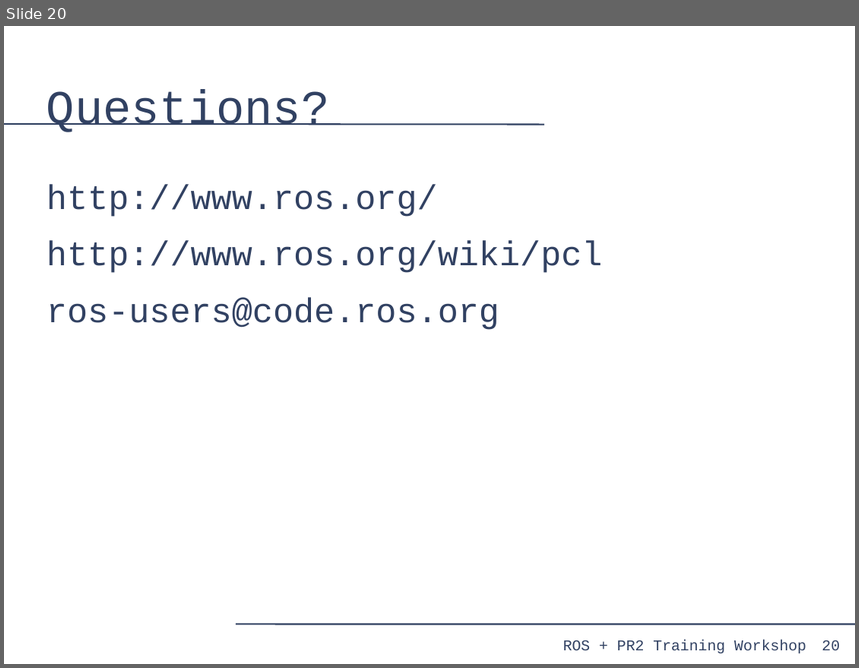
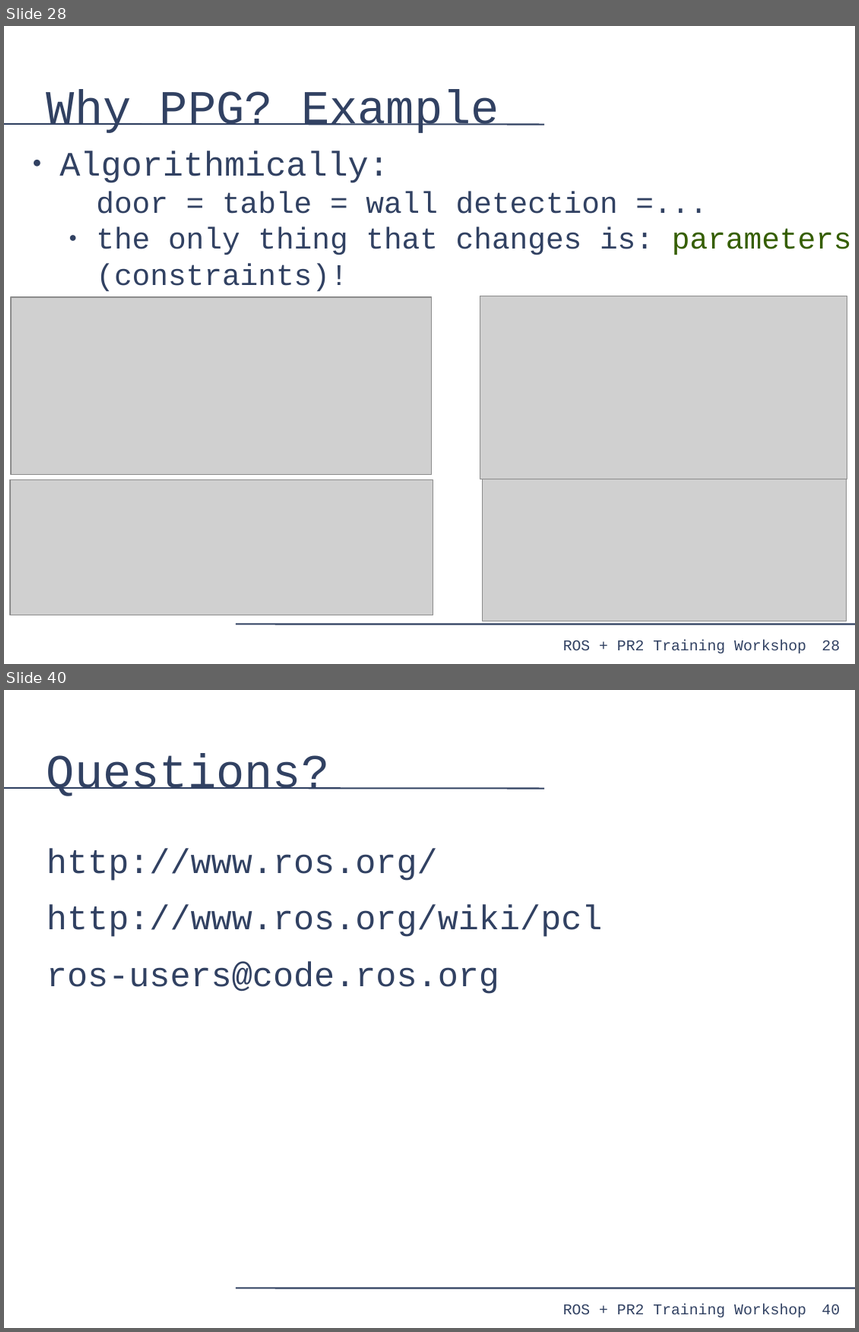
Before and after one commit to PR2/pr2_docs, a slide deck: pr2_training_workshop/processing_laser_data/slides.odp. Shown one above the other, each under a label of ours: slide 20 before the commit, slides 28 and 40 after it; the slides between them are not shown. The pictures are 859x668 and 859x1332 pixels, drawn with LibreOffice and Linux fonts; fonts in the diff are those of the drawing; grey boxes stand for pictures. Boxes give left, top, right and bottom in pixels: in the first picture for what was removed or moved away, otherwise in the second. Text is boxed around its words. In the diff, an @@ line names an element or a change of style, - is before the commit and + after.

```diff
--- a/pr2_training_workshop/processing_laser_data/slides.odp
+++ b/pr2_training_workshop/processing_laser_data/slides.odp
@@ slide 28 added at [4,26,855,664], background #FFFFFF; not listed: 4 template elements that a slide beside it also shows @@
@@ title added at [47,90,500,133], 44 pt, text #314162 @@
+Why PPG? Example
@@ text added at [59,151,852,292], 28 pt, text #314162 @@
+● Algorithmically:
+  door = table = wall detection =...
+  ● the only thing that changes is: parameters (constraints)!
@@ picture added at [11,297,432,474] @@
@@ picture added at [481,297,848,479] @@
@@ picture added at [483,435,847,622] @@
@@ picture added at [10,480,433,615] @@
@@ what was slide 20 is now slide 40 @@
@@ page number at [822,1305,840,1315]: text changed @@
-20
+40
```
Also in this commit, not shown: 6 slides changed, 19 other slides added.
